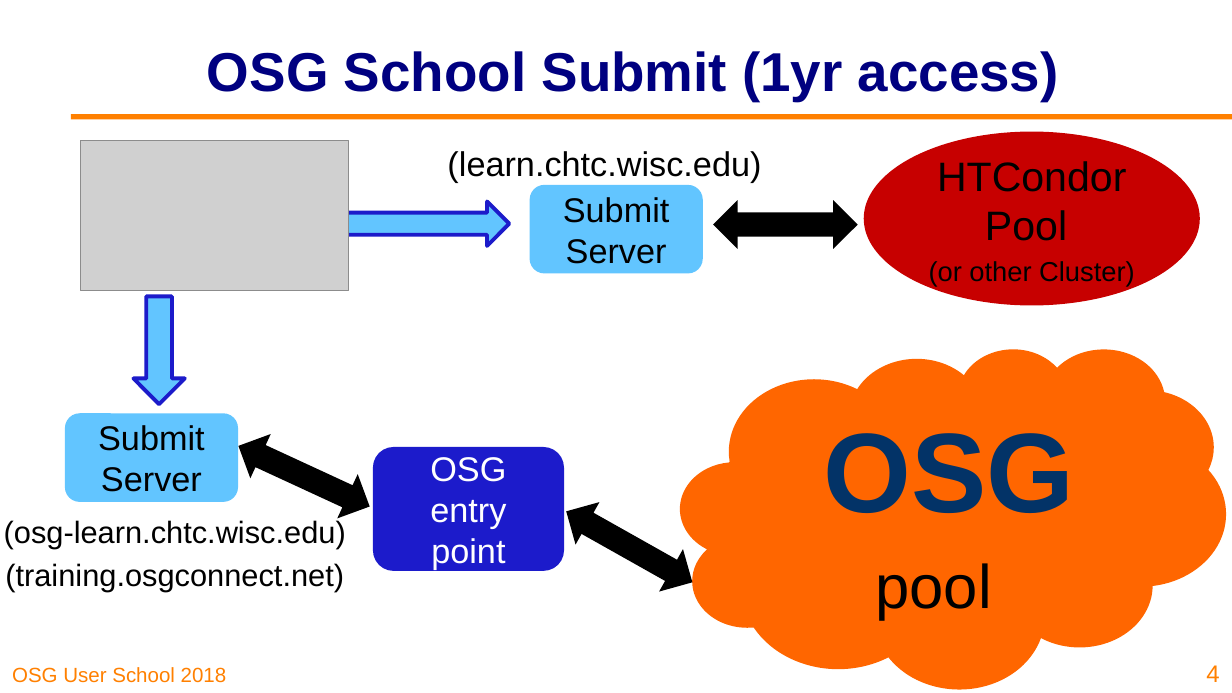
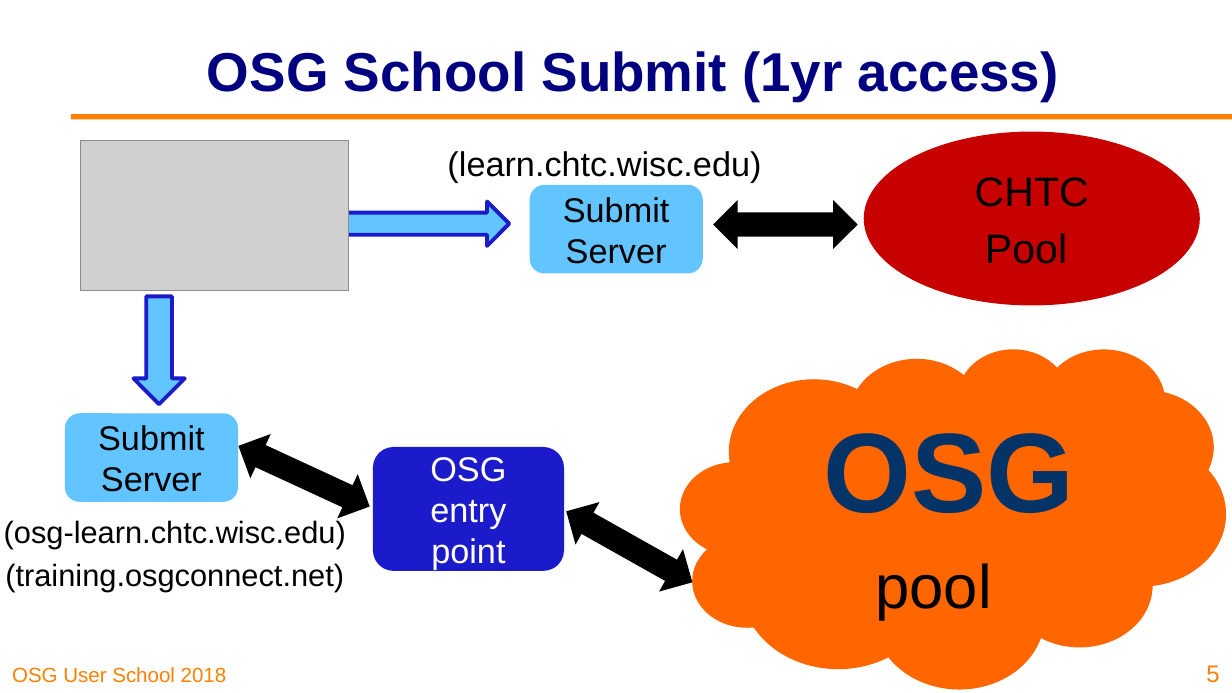
Before and after one commit to osg-htc/user-school-2018, a slide deck: slide 5 of docs/materials/day2/files/osgus18-day2-part5-ways-to-connect.pptx (slide 4 before the commit). Drawn at 1232x693 pixels with LibreOffice and Linux fonts; fonts in the diff are those of the drawing; grey boxes stand for pictures; background and template pictures are left out. Boxes give left, top, right and bottom in pixels: in the first picture for what was removed or moved away, otherwise in the second. Text is boxed around its words. In the diff, an @@ line names an element or a change of style, - is before the commit and + after.

```diff
--- a/docs/materials/day2/files/osgus18-day2-part5-ways-to-connect.pptx
+++ b/docs/materials/day2/files/osgus18-day2-part5-ways-to-connect.pptx
@@ text in ellipse at [975, 177, 1089, 264]: text changed; size 16 to 24 pt @@
-HTCondor Pool
-(or other Cluster)
+CHTC
+Pool
@@ page number at [1206, 665, 1219, 683]: text changed @@
-4
+5
```
Also in this commit, not shown: 4 other slides changed, 1 other file.
